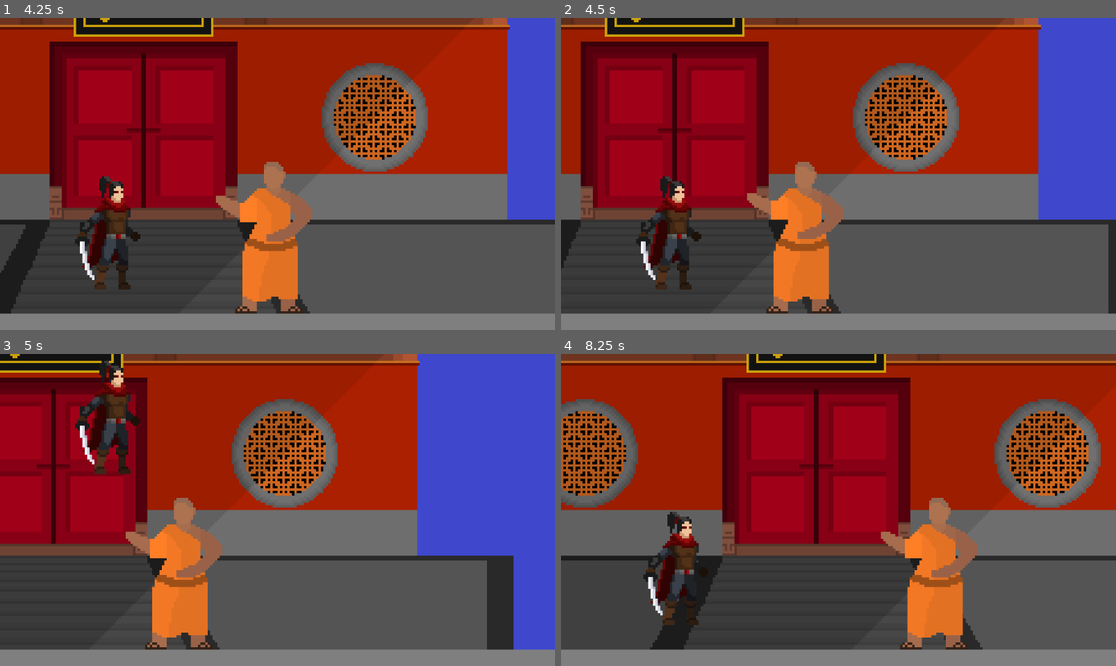
Above: before the commit, frames 1-4 (two rows, left to right).
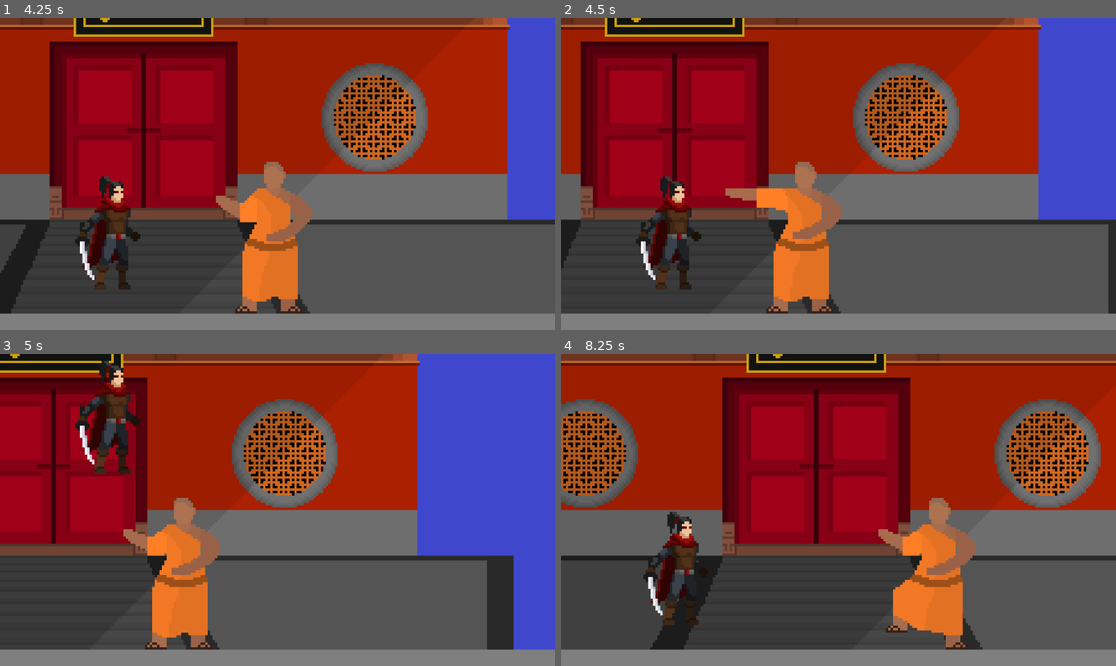
Above: after the commit, the same moments.

Repository: Patrick0704-eng/Fighting-Game-Cool
Game: Godot game, scene res://scenes/gui/main_menu.tscn
The game is run twice, just before and just after one commit, with the same random seed, the same clock (stepped at 60 frames per second) and the same inputs.
Inputs (mouse positions are in pixels of both pictures, inside the frame that each line leads up to):
- Up to frame 1 (4.25 s): click (33, 33) at 0.5 s; tap Enter (lock_2) at 1.25, 2.75 s; hold D (right1) 1.28-2.78 s; tap Z (block1) at 1.35 s; tap W (up1) at 1.52, 2.27, 3.77 s; tap Space (lock_1) at 2, 3.5 s; tap J (block2) at 2.1 s; hold A (left1) 2.78-3.53 s; tap Down (down2) at 2.85 s; hold D (right1) from 3.53 s (still down); tap X (high1) at 3.6 s
- Up to frame 2 (4.5 s): keep holding D (right1); tap K (high2) at 4.35 s
- Up to frame 3 (5 s): keep holding D (right1); tap W (up1) at 4.52 s
- Up to frame 4 (8.25 s): release D (right1) at 5.03 s; hold A (left1) 5.03-5.78 s; tap Left (left2) at 5.1 s; tap W (up1) at 5.27, 6.77, 7.52 s; hold D (right1) 5.78-6.53 s; tap Space (lock_1) at 5.85 s; hold A (left1) 6.53-8.03 s; tap Enter (lock_2) at 6.6 s; tap C (low1) at 7.35 s; hold D (right1) from 8.03 s (still down); tap L (low2) at 8.1 s

Frame 1 is identical in both runs. In frame 2, 0.7% of the frame differs, in the area x 29-51%, y 54-71%; in frame 3, 0.3%; in frame 4, 1.0%, in the area x 57-75%, y 56-95%.

Commit message:
Added all of hons current animations

Diff:
--- a/scenes/characters/hon.tscn
+++ b/scenes/characters/hon.tscn
@@ -1,7 +1,8 @@
-[gd_scene load_steps=61 format=3 uid="uid://dp437v6nkr7ce"]
+[gd_scene load_steps=65 format=3 uid="uid://dp437v6nkr7ce"]
 
 [ext_resource type="Script" path="res://scripts/characters/hon.gd" id="1_ipo3d"]
 [ext_resource type="Texture2D" uid="uid://sb0dieqd0d7w" path="res://assets/characters/hon/normal/crouch_idle.png" id="2_cnn5w"]
+[ext_resource type="Texture2D" uid="uid://db7yxy64dgshj" path="res://assets/characters/hon/normal/crouch_low.png" id="3_d41wv"]
 [ext_resource type="Texture2D" uid="uid://cfqj508s8udgi" path="res://assets/characters/hon/normal/idle.png" id="4_kgyh4"]
 [ext_resource type="Texture2D" uid="uid://b4ufhpyy4pkb2" path="res://assets/characters/hon/normal/jump_high.png" id="4_q6g0k"]
 [ext_resource type="Texture2D" uid="uid://cjbh2hlv11db7" path="res://assets/characters/hon/normal/crouch_walk.png" id="4_ytecd"]
@@ -29,31 +30,40 @@
 atlas = ExtResource("2_cnn5w")
 region = Rect2(192, 0, 64, 64)
 
-[sub_resource type="AtlasTexture" id="AtlasTexture_qcagg"]
+[sub_resource type="AtlasTexture" id="AtlasTexture_4qou2"]
+atlas = ExtResource("3_d41wv")
 region = Rect2(0, 0, 64, 64)
 
-[sub_resource type="AtlasTexture" id="AtlasTexture_fj2gv"]
+[sub_resource type="AtlasTexture" id="AtlasTexture_1nh20"]
+atlas = ExtResource("3_d41wv")
 region = Rect2(64, 0, 64, 64)
 
-[sub_resource type="AtlasTexture" id="AtlasTexture_tyb4o"]
+[sub_resource type="AtlasTexture" id="AtlasTexture_s8p1j"]
+atlas = ExtResource("3_d41wv")
 region = Rect2(128, 0, 64, 64)
 
-[sub_resource type="AtlasTexture" id="AtlasTexture_rsa6w"]
+[sub_resource type="AtlasTexture" id="AtlasTexture_2igs6"]
+atlas = ExtResource("3_d41wv")
 region = Rect2(192, 0, 64, 64)
 
-[sub_resource type="AtlasTexture" id="AtlasTexture_pijiy"]
+[sub_resource type="AtlasTexture" id="AtlasTexture_v8yvk"]
+atlas = ExtResource("3_d41wv")
 region = Rect2(256, 0, 64, 64)
 
-[sub_resource type="AtlasTexture" id="AtlasTexture_86imy"]
+[sub_resource type="AtlasTexture" id="AtlasTexture_yq02v"]
+atlas = ExtResource("3_d41wv")
 region = Rect2(320, 0, 64, 64)
 
-[sub_resource type="AtlasTexture" id="AtlasTexture_4tbru"]
+[sub_resource type="AtlasTexture" id="AtlasTexture_6gd5x"]
+atlas = ExtResource("3_d41wv")
 region = Rect2(384, 0, 64, 64)
 
-[sub_resource type="AtlasTexture" id="AtlasTexture_ib2iw"]
+[sub_resource type="AtlasTexture" id="AtlasTexture_3over"]
+atlas = ExtResource("3_d41wv")
 region = Rect2(448, 0, 64, 64)
 
-[sub_resource type="AtlasTexture" id="AtlasTexture_anjjs"]
+[sub_resource type="AtlasTexture" id="AtlasTexture_634b3"]
+atlas = ExtResource("3_d41wv")
 region = Rect2(512, 0, 64, 64)
 
 [sub_resource type="AtlasTexture" id="AtlasTexture_pk1qf"]
@@ -189,34 +199,34 @@
 }, {
 "frames": [{
 "duration": 1.0,
-"texture": SubResource("AtlasTexture_qcagg")
-}, {
-"duration": 1.0,
-"texture": SubResource("AtlasTexture_fj2gv")
-}, {
-"duration": 1.0,
-"texture": SubResource("AtlasTexture_tyb4o")
-}, {
-"duration": 1.0,
-"texture": SubResource("AtlasTexture_rsa6w")
-}, {
-"duration": 1.0,
-"texture": SubResource("AtlasTexture_pijiy")
-}, {
-"duration": 1.0,
-"texture": SubResource("AtlasTexture_86imy")
-}, {
-"duration": 1.0,
-"texture": SubResource("AtlasTexture_4tbru")
-}, {
-"duration": 1.0,
-"texture": SubResource("AtlasTexture_ib2iw")
-}, {
-"duration": 1.0,
-"texture": SubResource("AtlasTexture_anjjs")
+"texture": SubResource("AtlasTexture_4qou2")
+}, {
+"duration": 1.0,
+"texture": SubResource("AtlasTexture_1nh20")
+}, {
+"duration": 1.0,
+"texture": SubResource("AtlasTexture_s8p1j")
+}, {
+"duration": 1.0,
+"texture": SubResource("AtlasTexture_2igs6")
+}, {
+"duration": 1.0,
+"texture": SubResource("AtlasTexture_v8yvk")
+}, {
+"duration": 1.0,
+"texture": SubResource("AtlasTexture_yq02v")
+}, {
+"duration": 1.0,
+"texture": SubResource("AtlasTexture_6gd5x")
+}, {
+"duration": 1.0,
+"texture": SubResource("AtlasTexture_3over")
+}, {
+"duration": 1.0,
+"texture": SubResource("AtlasTexture_634b3")
 }],
 "loop": false,
-"name": &"crouching_low_punch",
+"name": &"crouching_low",
 "speed": 10.0
 }, {
 "frames": [{
@@ -388,6 +398,18 @@
 "transitions": PackedFloat32Array(1),
 "update": 0,
 "values": [Vector2(1, 1)]
+}
+tracks/4/type = "value"
+tracks/4/imported = false
+tracks/4/enabled = true
+tracks/4/path = NodePath("hit_box:shape")
+tracks/4/interp = 1
+tracks/4/loop_wrap = true
+tracks/4/keys = {
+"times": PackedFloat32Array(0),
+"transitions": PackedFloat32Array(1),
+"update": 1,
+"values": [SubResource("RectangleShape2D_x5haf")]
 }
 
 [sub_resource type="Animation" id="Animation_ibmqa"]
@@ -457,7 +479,7 @@
 "times": PackedFloat32Array(0),
 "transitions": PackedFloat32Array(1),
 "update": 1,
-"values": [&"crouching_low_punch"]
+"values": [&"crouching_low"]
 }
 tracks/1/type = "value"
 tracks/1/imported = false
@@ -549,6 +571,70 @@
 "values": [Vector2(1.1, 0.9), Vector2(1.1, 0.9)]
 }
 
+[sub_resource type="Animation" id="Animation_fb1y6"]
+resource_name = "jump_high"
+length = 0.10001
+tracks/0/type = "value"
+tracks/0/imported = false
+tracks/0/enabled = true
+tracks/0/path = NodePath("animation_frames:animation")
+tracks/0/interp = 1
+tracks/0/loop_wrap = true
+tracks/0/keys = {
+"times": PackedFloat32Array(0),
+"transitions": PackedFloat32Array(1),
+"update": 1,
+"values": [&"jumping_high"]
+}
+tracks/1/type = "value"
+tracks/1/imported = false
+tracks/1/enabled = true
+tracks/1/path = NodePath("animation_frames:frame")
+tracks/1/interp = 1
+tracks/1/loop_wrap = true
+tracks/1/keys = {
+"times": PackedFloat32Array(0),
+"transitions": PackedFloat32Array(1),
+"update": 1,
+"values": [0]
+}
+tracks/2/type = "value"
+tracks/2/imported = false
+tracks/2/enabled = true
+tracks/2/path = NodePath("hit_box:shape")
+tracks/2/interp = 1
+tracks/2/loop_wrap = true
+tracks/2/keys = {
+"times": PackedFloat32Array(0.1),
+"transitions": PackedFloat32Array(1),
+"update": 1,
+"values": [SubResource("RectangleShape2D_x5haf")]
+}
+tracks/3/type = "value"
+tracks/3/imported = false
+tracks/3/enabled = true
+tracks/3/path = NodePath("hit_box:position")
+tracks/3/interp = 1
+tracks/3/loop_wrap = true
+tracks/3/keys = {
+"times": PackedFloat32Array(0.1),
+"transitions": PackedFloat32Array(1),
+"update": 0,
+"values": [Vector2(4, 0.5)]
+}
+tracks/4/type = "value"
+tracks/4/imported = false
+tracks/4/enabled = true
+tracks/4/path = NodePath("hit_box:scale")
+tracks/4/interp = 1
+tracks/4/loop_wrap = true
+tracks/4/keys = {
+"times": PackedFloat32Array(0.1),
+"transitions": PackedFloat32Array(1),
+"update": 0,
+"values": [Vector2(1, 1)]
+}
+
 [sub_resource type="Animation" id="Animation_jifq8"]
 resource_name = "stand_idle"
 length = 0.8
@@ -654,9 +740,197 @@
 "values": [Vector2(1, 1), Vector2(1, 1)]
 }
 
-[sub_resource type="Animation" id="Animation_fb1y6"]
-resource_name = "jump_high"
+[sub_resource type="Animation" id="Animation_1o1q1"]
+resource_name = "jump_low"
 length = 0.10001
+tracks/0/type = "value"
+tracks/0/imported = false
+tracks/0/enabled = true
+tracks/0/path = NodePath("animation_frames:animation")
+tracks/0/interp = 1
+tracks/0/loop_wrap = true
+tracks/0/keys = {
+"times": PackedFloat32Array(0),
+"transitions": PackedFloat32Array(1),
+"update": 1,
+"values": [&"jumping_low"]
+}
+tracks/1/type = "value"
+tracks/1/imported = false
+tracks/1/enabled = true
+tracks/1/path = NodePath("animation_frames:frame")
+tracks/1/interp = 1
+tracks/1/loop_wrap = true
+tracks/1/keys = {
+"times": PackedFloat32Array(0),
+"transitions": PackedFloat32Array(1),
+"update": 1,
+"values": [0]
+}
+tracks/2/type = "value"
+tracks/2/imported = false
+tracks/2/enabled = true
+tracks/2/path = NodePath("hit_box:scale")
+tracks/2/interp = 1
+tracks/2/loop_wrap = true
+tracks/2/keys = {
+"times": PackedFloat32Array(0),
+"transitions": PackedFloat32Array(1),
+"update": 0,
+"values": [Vector2(1, 1)]
+}
+tracks/3/type = "value"
+tracks/3/imported = false
+tracks/3/enabled = true
+tracks/3/path = NodePath("hit_box:position")
+tracks/3/interp = 1
+tracks/3/loop_wrap = true
+tracks/3/keys = {
+"times": PackedFloat32Array(0),
+"transitions": PackedFloat32Array(1),
+"update": 0,
+"values": [Vector2(4, 0.5)]
+}
+tracks/4/type = "value"
+tracks/4/imported = false
+tracks/4/enabled = true
+tracks/4/path = NodePath("hit_box:shape")
+tracks/4/interp = 1
+tracks/4/loop_wrap = true
+tracks/4/keys = {
+"times": PackedFloat32Array(0),
+"transitions": PackedFloat32Array(1),
+"update": 1,
+"values": [SubResource("RectangleShape2D_x5haf")]
+}
+
+[sub_resource type="Animation" id="Animation_nyree"]
+resource_name = "stand_low"
+length = 0.60001
+tracks/0/type = "value"
+tracks/0/imported = false
+tracks/0/enabled = true
+tracks/0/path = NodePath("animation_frames:animation")
+tracks/0/interp = 1
+tracks/0/loop_wrap = true
+tracks/0/keys = {
+"times": PackedFloat32Array(0),
+"transitions": PackedFloat32Array(1),
+"update": 1,
+"values": [&"standing_low"]
+}
+tracks/1/type = "value"
+tracks/1/imported = false
+tracks/1/enabled = true
+tracks/1/path = NodePath("animation_frames:frame")
+tracks/1/interp = 1
+tracks/1/loop_wrap = true
+tracks/1/keys = {
+"times": PackedFloat32Array(0, 0.1, 0.2, 0.3, 0.4, 0.5),
+"transitions": PackedFloat32Array(1, 1, 1, 1, 1, 1),
+"update": 1,
+"values": [0, 1, 2, 3, 4, 5]
+}
+tracks/2/type = "value"
+tracks/2/imported = false
+tracks/2/enabled = true
+tracks/2/path = NodePath("hit_box:shape")
+tracks/2/interp = 1
+tracks/2/loop_wrap = true
+tracks/2/keys = {
+"times": PackedFloat32Array(0),
+"transitions": PackedFloat32Array(1),
+"update": 1,
+"values": [SubResource("RectangleShape2D_x5haf")]
+}
+tracks/3/type = "value"
+tracks/3/imported = false
+tracks/3/enabled = true
+tracks/3/path = NodePath("hit_box:position")
+tracks/3/interp = 1
+tracks/3/loop_wrap = true
+tracks/3/keys = {
+"times": PackedFloat32Array(0),
+"transitions": PackedFloat32Array(1),
+"update": 0,
+"values": [Vector2(4, 0.5)]
+}
+tracks/4/type = "value"
+tracks/4/imported = false
+tracks/4/enabled = true
+tracks/4/path = NodePath("hit_box:scale")
+tracks/4/interp = 1
+tracks/4/loop_wrap = true
+tracks/4/keys = {
+"times": PackedFloat32Array(0),
+"transitions": PackedFloat32Array(1),
+"update": 0,
+"values": [Vector2(1, 1)]
+}
+
+[sub_resource type="Animation" id="Animation_sknwn"]
+resource_name = "stand_high"
+length = 0.60001
+tracks/0/type = "value"
+tracks/0/imported = false
+tracks/0/enabled = true
+tracks/0/path = NodePath("animation_frames:animation")
+tracks/0/interp = 1
+tracks/0/loop_wrap = true
+tracks/0/keys = {
+"times": PackedFloat32Array(0),
+"transitions": PackedFloat32Array(1),
+"update": 1,
+"values": [&"standing_high"]
+}
+tracks/1/type = "value"
+tracks/1/imported = false
+tracks/1/enabled = true
+tracks/1/path = NodePath("animation_frames:frame")
+tracks/1/interp = 1
+tracks/1/loop_wrap = true
+tracks/1/keys = {
+"times": PackedFloat32Array(0, 0.1, 0.2, 0.3, 0.4, 0.5),
+"transitions": PackedFloat32Array(1, 1, 1, 1, 1, 1),
+"update": 1,
+"values": [0, 1, 2, 3, 4, 5]
+}
+tracks/2/type = "value"
+tracks/2/imported = false
+tracks/2/enabled = true
+tracks/2/path = NodePath("hit_box:shape")
+tracks/2/interp = 1
+tracks/2/loop_wrap = true
+tracks/2/keys = {
+"times": PackedFloat32Array(0),
+"transitions": PackedFloat32Array(1),
+"update": 1,
+"values": [SubResource("RectangleShape2D_x5haf")]
+}
+tracks/3/type = "value"
+tracks/3/imported = false
+tracks/3/enabled = true
+tracks/3/path = NodePath("hit_box:position")
+tracks/3/interp = 1
+tracks/3/loop_wrap = true
+tracks/3/keys = {
+"times": PackedFloat32Array(0),
+"transitions": PackedFloat32Array(1),
+"update": 0,
+"values": [Vector2(4, 0.5)]
+}
+tracks/4/type = "value"
+tracks/4/imported = false
+tracks/4/enabled = true
+tracks/4/path = NodePath("hit_box:scale")
+tracks/4/interp = 1
+tracks/4/loop_wrap = true
+tracks/4/keys = {
+"times": PackedFloat32Array(0),
+"transitions": PackedFloat32Array(1),
+"update": 0,
+"values": [Vector2(1, 1)]
+}
 
 [sub_resource type="AnimationLibrary" id="AnimationLibrary_brukk"]
 _data = {
@@ -665,7 +939,10 @@
 "crouch_low": SubResource("Animation_f2ooi"),
 "crouch_walk": SubResource("Animation_wfrci"),
 "jump_high": SubResource("Animation_fb1y6"),
+"jump_low": SubResource("Animation_1o1q1"),
+"stand_high": SubResource("Animation_sknwn"),
 "stand_idle": SubResource("Animation_jifq8"),
+"stand_low": SubResource("Animation_nyree"),
 "stand_walk": SubResource("Animation_20hs5")
 }
 
--- a/scripts/characters/hon.gd
+++ b/scripts/characters/hon.gd
@@ -74,6 +74,12 @@
 		is_attacking = true
 		is_jump_low = true
 		animation_player.play("jump_low")
+	#Check if player is trying and can standing high attack, then attacks
+	elif !is_crouching and Input.is_action_just_pressed(high) and is_on_floor() and !is_attacking:
+		is_attacking = true
+		animation_player.play("stand_high")
+		await get_tree().create_timer(0.6).timeout
+		is_attacking = false
 	#Check if player is trying and can standing low attack, then attacks
 	elif !is_crouching and Input.is_action_just_pressed(low) and is_on_floor() and !is_attacking:
 		is_attacking = true
